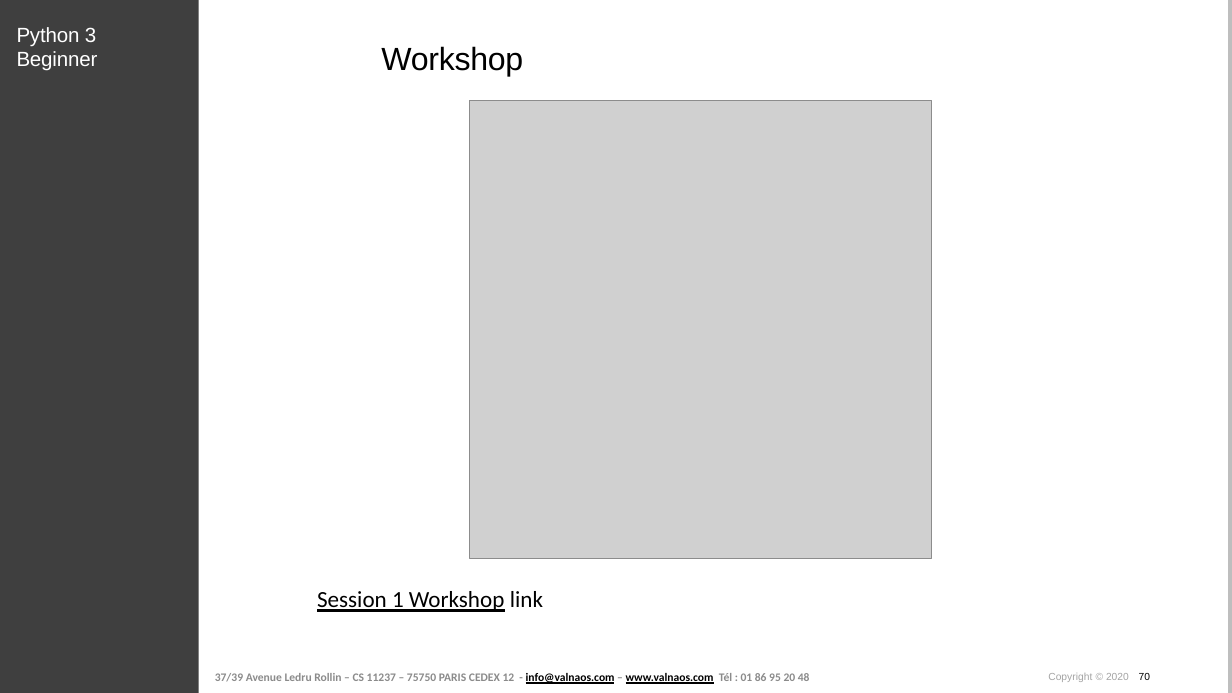
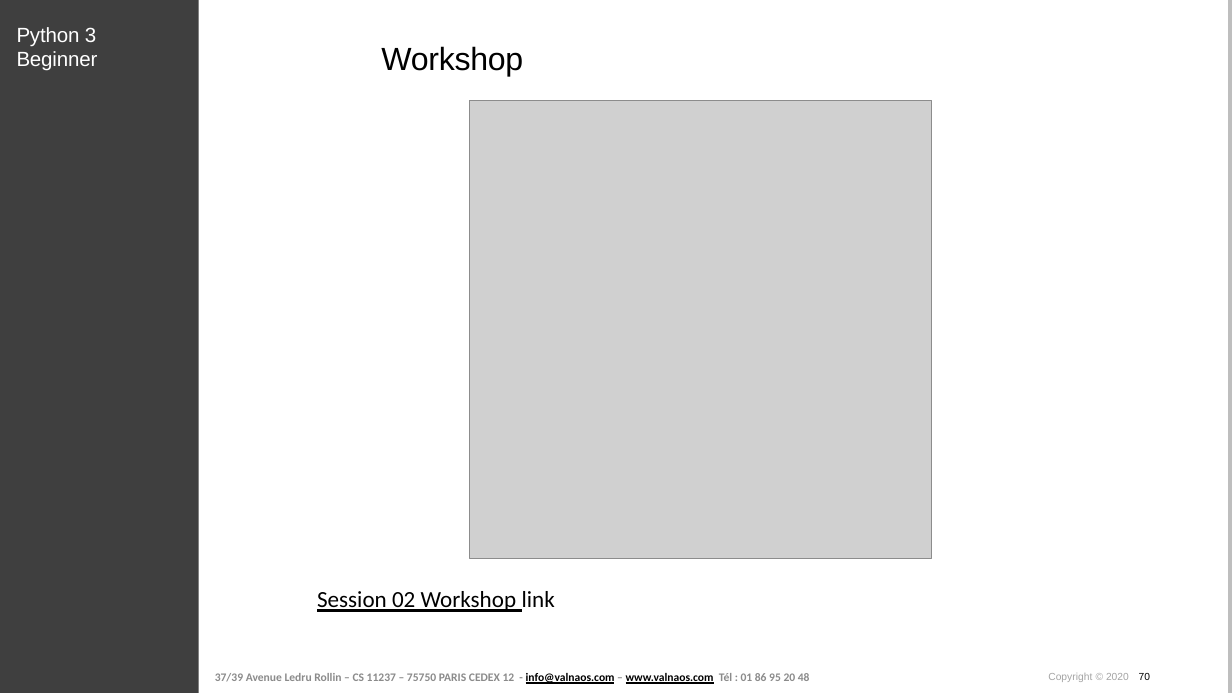
Before and after one commit to cstar-industries/python-3-beginner, a slide deck: slide 70 of 002-Control-Flow/Control Flow - Slides.pptx. Drawn at 1232x693 pixels with LibreOffice and Linux fonts; fonts in the diff are those of the drawing; grey boxes stand for pictures; background and template pictures are left out. Boxes give left, top, right and bottom in pixels: in the first picture for what was removed or moved away, otherwise in the second. Text is boxed around its words. In the diff, an @@ line names an element or a change of style, - is before the commit and + after.

Commit message:
update session 02 links

```diff
--- a/002-Control-Flow/Control Flow - Slides.pptx
+++ b/002-Control-Flow/Control Flow - Slides.pptx
@@ text at bbox=[317, 591, 555, 612]: text changed @@
-Session 1 Workshop link
+Session 02 Workshop link
```
Also in this commit, not shown: 1 other slide changed, 1 other file.
